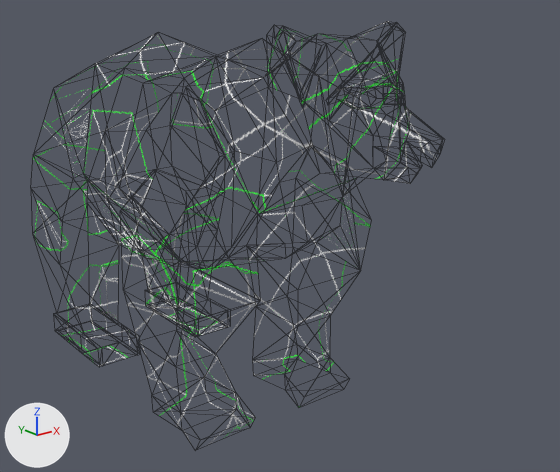
An edit to the FBX model Bear.FBX, drawn before and after from the same camera.
The view is the same before and after, from a 50 mm camera at (-0.579, -0.885, 0.547) aimed at (0.08, -0.062, 0.217). Arrows for +X, +Y and +Z are at lower left; the lights stay in place. Mesh edges are drawn as thin lines. Where no turn or scale is listed for an object, it has been applied to the vertices. Vertices at the same position are counted once.

Before the edit, the objects in view are built like this:
```python
me_mesh = bpy.data.meshes.new('Mesh')
me_mesh.from_pydata(...)  # 266 vertices, 528 faces; spans x -0.145..0.145, y -0.474..0.255, z -0.17..0.351
me_mesh.materials.append(mat_bear)  # picture img_bear_png
ob_bear = bpy.data.objects.new('Bear', me_mesh)
ob_bear.location = (0.0, 0.063, 0.165)
```
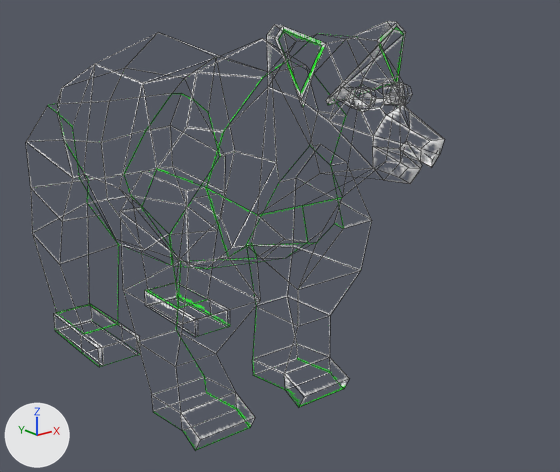
What the commit changed:
me_mesh is used by ob_bear; location (0.0, 0.063, 0.165).
me_mesh had 266 vertices, 528 faces and spanned x -0.145..0.145, y -0.474..0.255, z -0.17..0.351.
me_mesh now has 278 vertices, 275 faces and spans x -0.145..0.298, y -0.474..0.26, z -0.17..0.351.
me_mesh part 1: 12 vertices removed from x -0.126..0.126, y -0.271..-0.139, z 0.099..0.307; 16 vertices added at x -0.141..0.141, y -0.271..-0.139, z 0.047..0.294.
me_mesh part 2: 1 vertex moved from x 0.0, y 0.255, z 0.081 to x 0.0, y 0.255, z 0.079; 7 vertices removed from x -0.132..0.118, y 0.041..0.244, z 0.001..0.248; 14 vertices added at x -0.132..0.119, y 0.041..0.26, z 0.04..0.248.
Mesh me_mesh_001 is new.
It has 52 vertices, 48 faces and spans x -0.0661..0.0137, y -0.0137..0.0137, z 0.0..0.0273.
It uses material mat_bear (picture img_bear_png).
Object 'Eyes' (ob_eyes) is new; it shows me_mesh_001.
Its location is (0.026, -0.326, 0.432).

Location of each change, [x1, y1, x2, y2] in pixels of the pictures (560 x 472 px; the box of a moved part takes in the faces that stretch with it):
'Bear', reshaped: before [33, 21, 437, 446]; after [26, 21, 444, 451]
'Eyes', added: after [349, 81, 412, 112]
part 1 of me_mesh, moved or reshaped: before [164, 49, 362, 255]; after [120, 38, 372, 299]
part 2 of me_mesh, moved or reshaped: before [33, 34, 234, 266]; after [26, 39, 276, 269]
